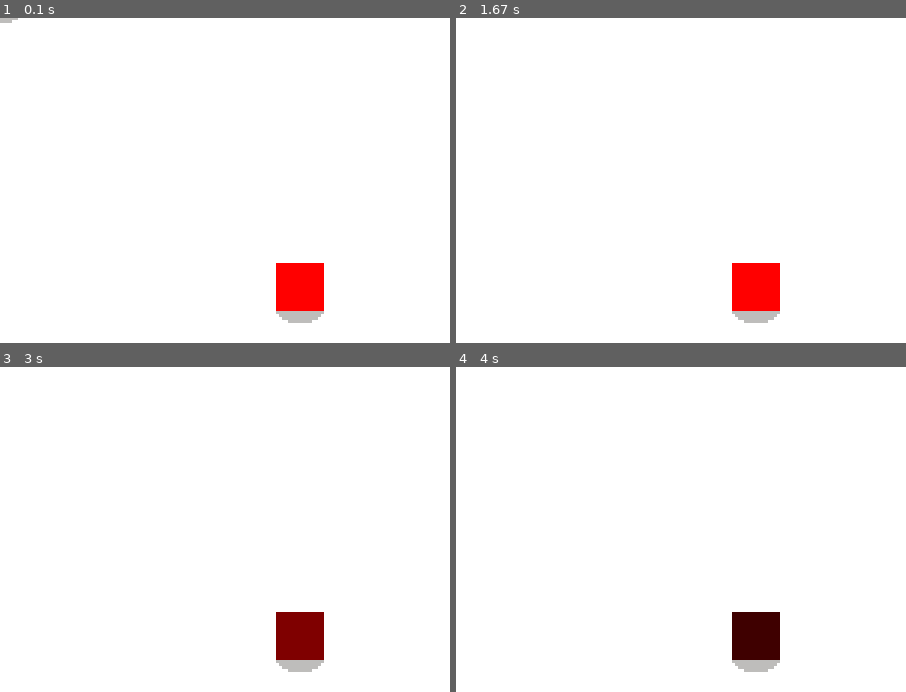
Above: before the commit, frames 1-4 (two rows, left to right).
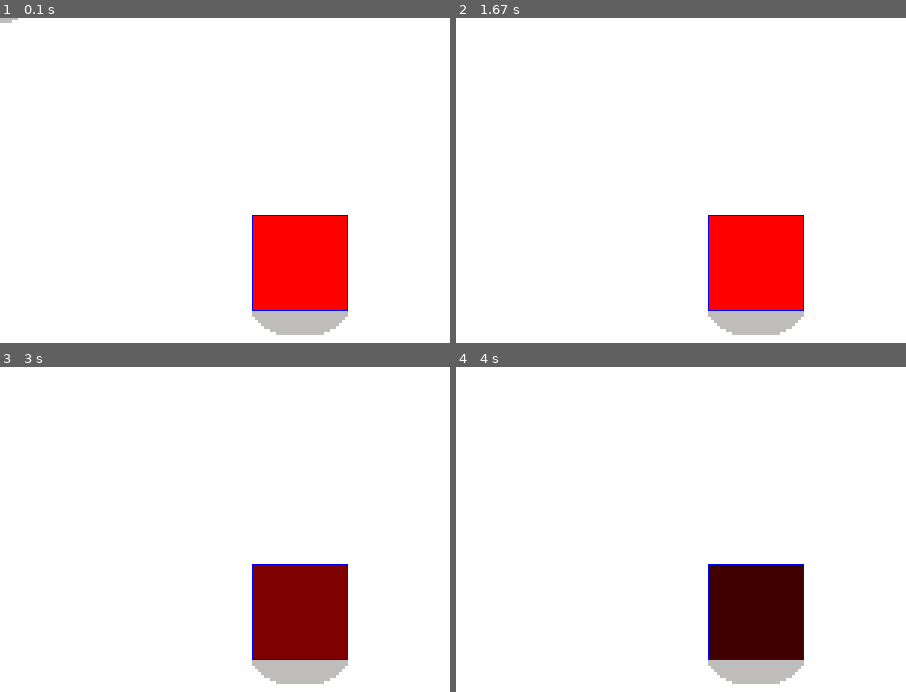
Above: after the commit, the same moments.

Repository: shaurya-sharma-dev/pygame-topdownengine
Game: pygame game, started from examples/basic_usage.py
Two runs of this game, one before a commit and one after it. Both use one fixed random seed, a clock stepped at 60 frames per second and the inputs below.
Inputs:
- Up to frame 1 (0.1 s): no input
- Up to frame 2 (1.67 s): hold D 0.33-0.8 s; hold W 0.83-1.13 s
- Up to frame 3 (3 s): no input
- Up to frame 4 (4 s): no input
The pictures show only the part of the screen within x 0-50%, y 1-51%; the shares and areas given below are measured in that part.

The runs differ from the first frame. In frame 1, 5.7% of the frame differs, in the area x 56-78%, y 60-98%; in frame 2, 5.7%; in frame 3, 5.7%; in frame 4, 5.7%.

Commit message:
Add collisions and debug draw to basic usage example.
Signed-off-by: Shaurya Sharma 65916881+shaurya-sharma-dev@users.noreply.github.com

Diff:
--- a/examples/basic_usage.py
+++ b/examples/basic_usage.py
@@ -1,6 +1,7 @@
 import topdownengine as tde
 from topdownengine.mobile_obj.controller import KeyboardInputController
 from topdownengine.asset_paths import ASSETS_DIR
+from topdownengine.math import scale_rect
 import pygame as pg
 
 # Define an instance of the Game class
@@ -22,8 +23,9 @@
 )
 
 # Define an env_obj
-env_obj = tde.EnvObject(colliders=[pg.Rect(0, 0, 16, 16)])
+env_obj = tde.EnvObject(frame_size=(32, 32), colliders=[pg.Rect(0, 0, 32, 32)])
 env_obj.position = pg.Vector2(100, 100)
+env_obj.obj_shadow = '32x16'
 
 # Add them both to the game object group
 game.game_object_group.add(mobile_obj)
@@ -35,5 +37,24 @@
 # You can add subpixel rendering by uncommenting the below line of code
 # tde.GameObject.SUBPIXEL = True
 
+original_draw = game.render
+def new_render():
+    original_draw()
+    pg.draw.rect(
+        game.screen,
+        (0, 0, 255),
+        scale_rect(mobile_obj.hitboxes[0], mobile_obj.SCALE),
+        1
+    )
+    pg.draw.rect(
+        game.screen,
+        (0, 0, 255),
+        scale_rect(env_obj.hitboxes[0], env_obj.SCALE),
+        1
+    )
+    pg.display.flip()
+
+game.render = new_render
+
 # Run the game
 game.run()
--- a/topdownengine/env_object.py
+++ b/topdownengine/env_object.py
@@ -21,21 +21,11 @@
         if frame_size is not None:
             self.frame_size = frame_size
 
+        super().__init__(*groups)
+
         # Colliders are relative to the EnvObject.
         # Meanwhile, hitboxes are in world space.
         self.colliders = colliders
 
-        super().__init__(*groups)
-
-    @property
-    def hitboxes(self) -> list[pg.Rect]:
-        """Return a list of hitbox Rects in world-space, as opposed to
-        EnvObject.colliders, which uses relative positioning to the
-        EnvObject itself."""
-        return [
-            pg.Rect(c.left + self.position.x, c.top + self.position.y, c.width, c.height)
-            for c in self.colliders
-        ]
-
     def update(self, dt: float, game: Game) -> None:
         super().update(dt, game)
--- a/topdownengine/game_object.py
+++ b/topdownengine/game_object.py
@@ -4,6 +4,7 @@
 import pygame as pg
 from .game import Game
 from .visual_utils import VisualUtils
+from topdownengine import math as tde_math
 
 class GameObject(pg.sprite.Sprite):
     SCALE = 1
@@ -21,7 +22,7 @@
         self.z = 0
         self.z_vel = 0
         self.gravity = 0.005
-        self.height = 1
+        self.height = 8
 
         # Visuals
         self.frame = 0
@@ -35,6 +36,8 @@
         self.scale_animations()
         if self.SHADOWS is None:
             GameObject.load_and_scale_shadows()
+
+        self.colliders = self.generate_colliders()
 
     # Visual Methods + Properties
     @classmethod
@@ -95,13 +98,18 @@
             go.scale_animations()
 
     @property
-    def image(self) -> pg.Surface:
-        "Image for drawing"
+    def current_frame(self) -> pg.Surface:
+        "Current animation frame the GameObj is on."
         if getattr(self, 'directional_anims', False):
             current_anim = self.animations[f"{self.current_animation}_{self.current_dir}"]
         else:
             current_anim = self.animations[self.current_animation]
-        frame = current_anim[int(self.frame) % len(current_anim)]
+        return current_anim[int(self.frame) % len(current_anim)]
+
+    @property
+    def image(self) -> pg.Surface:
+        "Image for drawing."
+        frame = self.current_frame
         shadow = None
         if self.obj_shadow is not None:
             shadow = self.SHADOWS[self.obj_shadow]
@@ -123,7 +131,7 @@
         return image
 
     @property
-    def rect(self) -> pg.Rect:
+    def rect(self) -> pg.Rect|pg.FRect:
         "Rect object for drawing."
         shadow_offset = pg.Vector2(0, self.SHADOWS[self.obj_shadow].height//2 if self.obj_shadow is not None else 0)
         elev_pos = self.position - pg.Vector2(0, self.elevation)
@@ -138,6 +146,93 @@
             midbottom=elev_pos * self.SCALE + shadow_offset
         )
 
+    # Collisions
+    def generate_colliders(self) -> list[pg.Rect|pg.FRect]:
+        "Default list of Rect objects for collisions."
+        frame = self.current_frame
+        elev_pos = self.position - pg.Vector2(0, self.elevation)
+        if self.SUBPIXEL:
+            r = self.current_frame.get_frect(
+                topleft=elev_pos * self.SCALE
+            )
+        else:
+            elev_pos.x = int(elev_pos.x)
+            elev_pos.y = int(elev_pos.y)
+            r = self.current_frame.get_rect(
+                topleft=elev_pos * self.SCALE
+            )
+
+        r = tde_math.scale_rect(r, 1/self.SCALE)
+
+        return [r]
+
+    @property
+    def hitboxes(self) -> list[pg.Rect]:
+        """Return a list of hitbox Rects in world-space, as opposed to
+        GameObj.colliders, which uses relative positioning to the
+        GameObj itself."""
+        return [
+            pg.Rect(c.left + self.position.x - c.width//2, c.top + self.position.y - c.height - self.elevation, c.width, c.height)
+            for c in self.colliders
+        ]
+
+    def _handle_collision(self, dir: pg.Vector2, game: Game) -> bool:
+        """Checks for collisions and moves the GameObj. Returns whether
+        a collision occured or not."""
+        if dir.x and dir.y:
+            raise ValueError('Both axes cannot be moved in one step. Move them in separate method calls.')
+
+        moving_right = dir.x > 0
+        moving_down = dir.y > 0
+        moving_x = bool(dir.x)
+
+        self.position += dir
+
+        collision_found = True
+        return_value = False
+        while collision_found:
+            collision_found = False
+            for self_hitbox in self.hitboxes:  # always fresh
+                for game_obj in game.game_object_group:
+                    if game_obj is self or (game_obj.z + game_obj.height) <= self.z:
+                        continue
+                    for other_hitbox in game_obj.hitboxes:
+                        if self_hitbox.colliderect(other_hitbox):
+                            if moving_x:
+                                if moving_right:
+                                    self.position.x += other_hitbox.left - self_hitbox.right
+                                else:
+                                    self.position.x += other_hitbox.right - self_hitbox.left
+                            else:
+                                if moving_down:
+                                    self.position.y += other_hitbox.top - self_hitbox.bottom
+                                else:
+                                    self.position.y += other_hitbox.bottom - self_hitbox.top
+                            collision_found = True
+                            return_value = True
+                            break  # restart with fresh hitboxes
+                    if collision_found:
+                        break
+                if collision_found:
+                    break
+
+        return return_value
+
+    def _handle_elevation(self, game: Game) -> None:
+        new_elevation = 0
+
+        for self_hitbox in self.hitboxes:
+            inflated = self_hitbox.inflate(2, 2)
+            for game_obj in game.game_object_group:
+                if game_obj is self:
+                    continue
+
+                for other_hitbox in game_obj.hitboxes:
+                    if self_hitbox.colliderect(other_hitbox):
+                        new_elevation = max(new_elevation, game_obj.height + game_obj.elevation)
+
+        self.elevation = new_elevation
+
     # Update
     def update(self, dt: float, game: Game) -> None:
         # Gravity
@@ -152,4 +247,10 @@
         if self.velocity.length() <= self.VELOCITY_DEADZONE:
             # Add a 'deadzone' where if the velocity is low enough, it just becomes (0, 0)
             self.velocity = pg.Vector2()
-        self.position += self.velocity
+
+        if not self.velocity.length():
+            return
+
+        self._handle_collision(pg.Vector2(self.velocity.x, 0), game)
+        self._handle_collision(pg.Vector2(0, self.velocity.y), game)
+        self._handle_elevation(game)
--- a/topdownengine/math.py
+++ b/topdownengine/math.py
@@ -16,3 +16,12 @@
     if type(start) != type(end):
         raise TypeError(f'{type(start)} and {type(end)} are not the same; they must be equal.')
     return start + (end - start) * t
+
+def scale_rect(rect: pg.Rect|pg.FRect, scalar: int|float) -> pg.Rect|pg.FRect:
+    new_rect = rect.copy()
+    new_rect.width *= scalar
+    new_rect.height *= scalar
+    new_rect.top *= scalar
+    new_rect.left *= scalar
+
+    return new_rect
